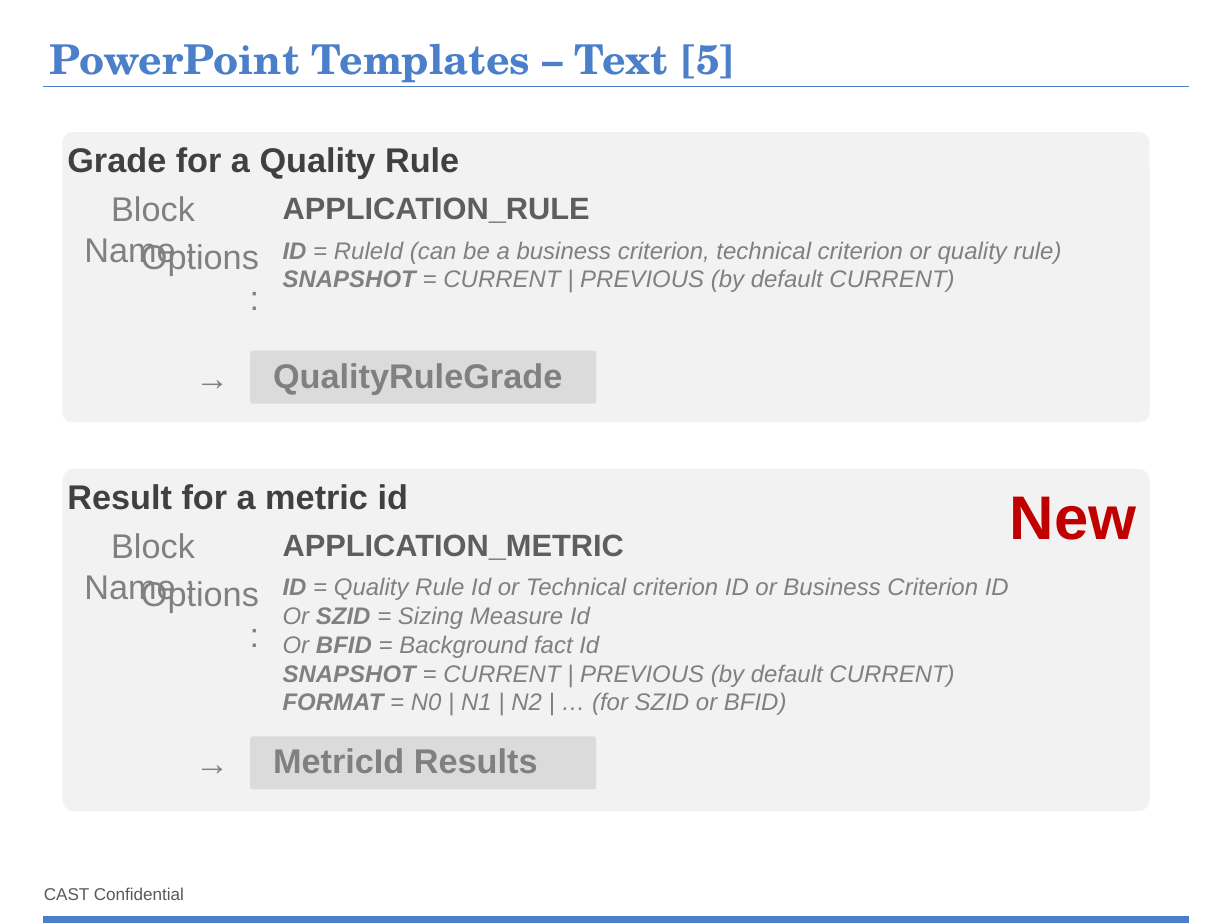
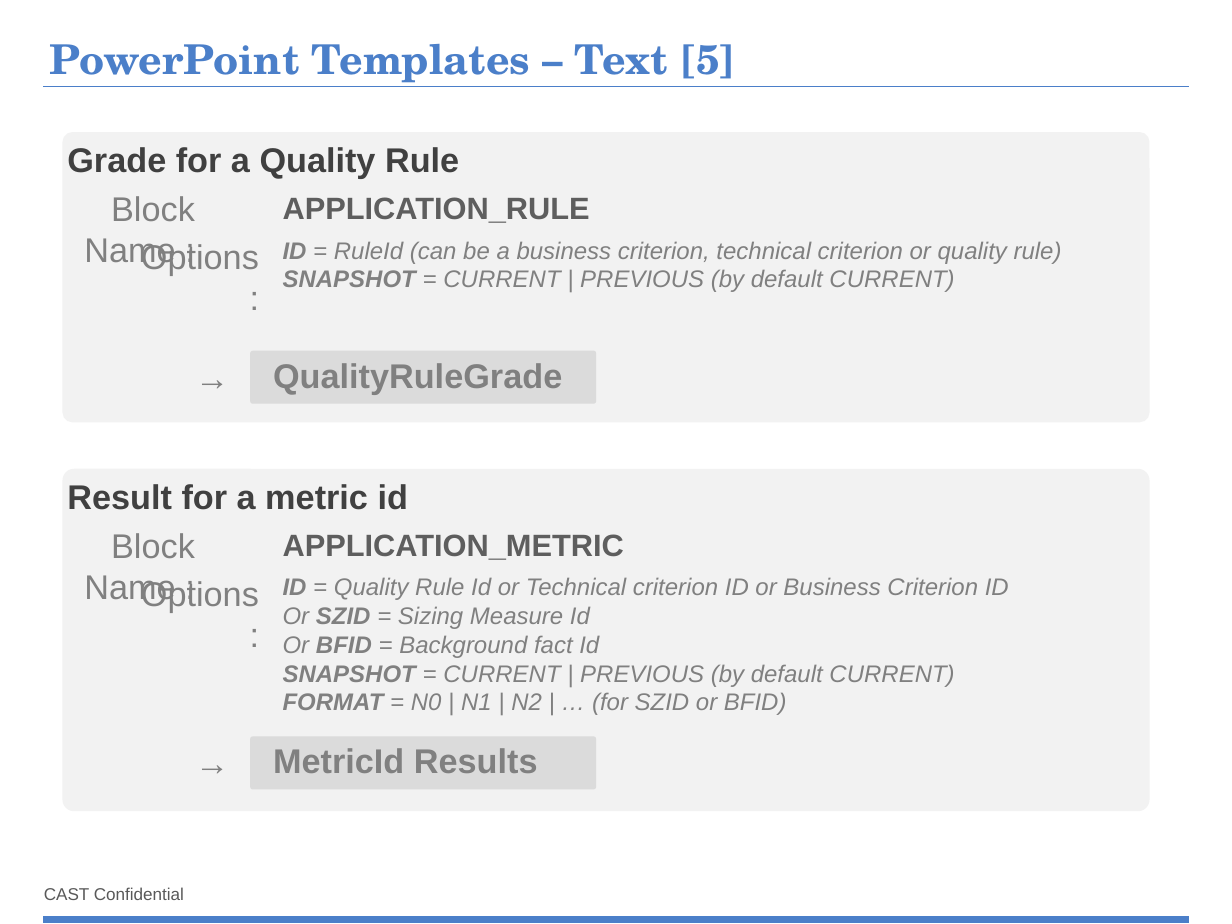
Before and after one commit to CAST-projects/ReportGenerator, a slide deck: slide 13 of CastReporting.Reporting/TemplatesFiles/1- Powerpoint-components-library.pptx. Drawn at 1232x924 pixels with LibreOffice and Linux fonts; fonts in the diff are those of the drawing; background and template pictures are left out. Boxes give left, top, right and bottom in pixels: in the first picture for what was removed or moved away, otherwise in the second. Text is boxed around its words. In the diff, an @@ line names an element or a change of style, - is before the commit and + after.

```diff
--- a/CastReporting.Reporting/TemplatesFiles/1- Powerpoint-components-library.pptx
+++ b/CastReporting.Reporting/TemplatesFiles/1- Powerpoint-components-library.pptx
@@ text removed at [1010, 496, 1137, 540] @@
-New
```
Also in this commit, not shown: 4 other slides changed, 1 slide added, 25 other files.
